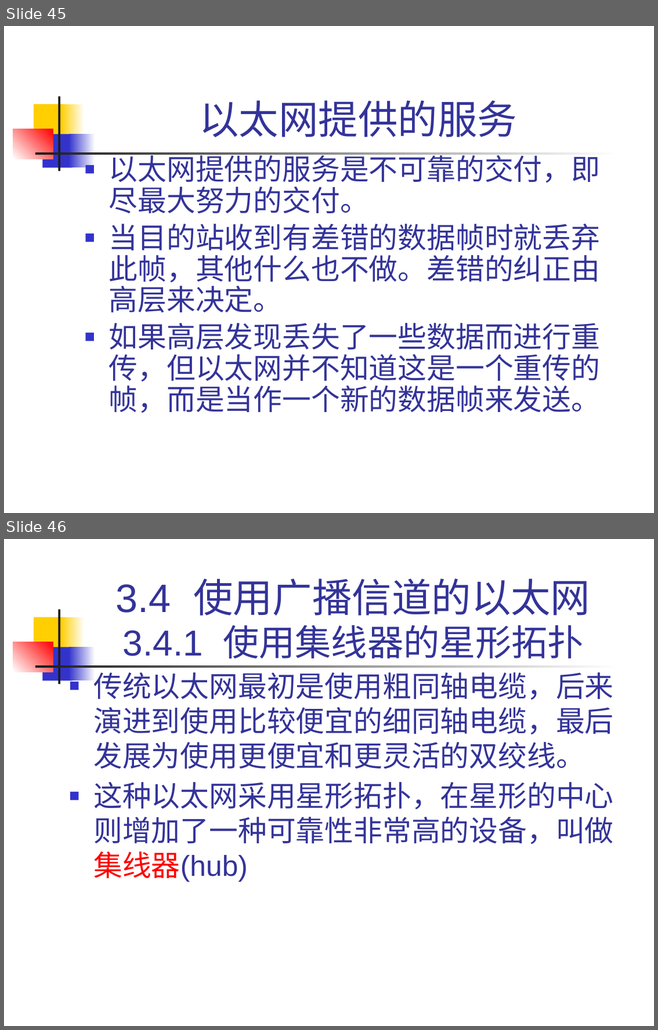
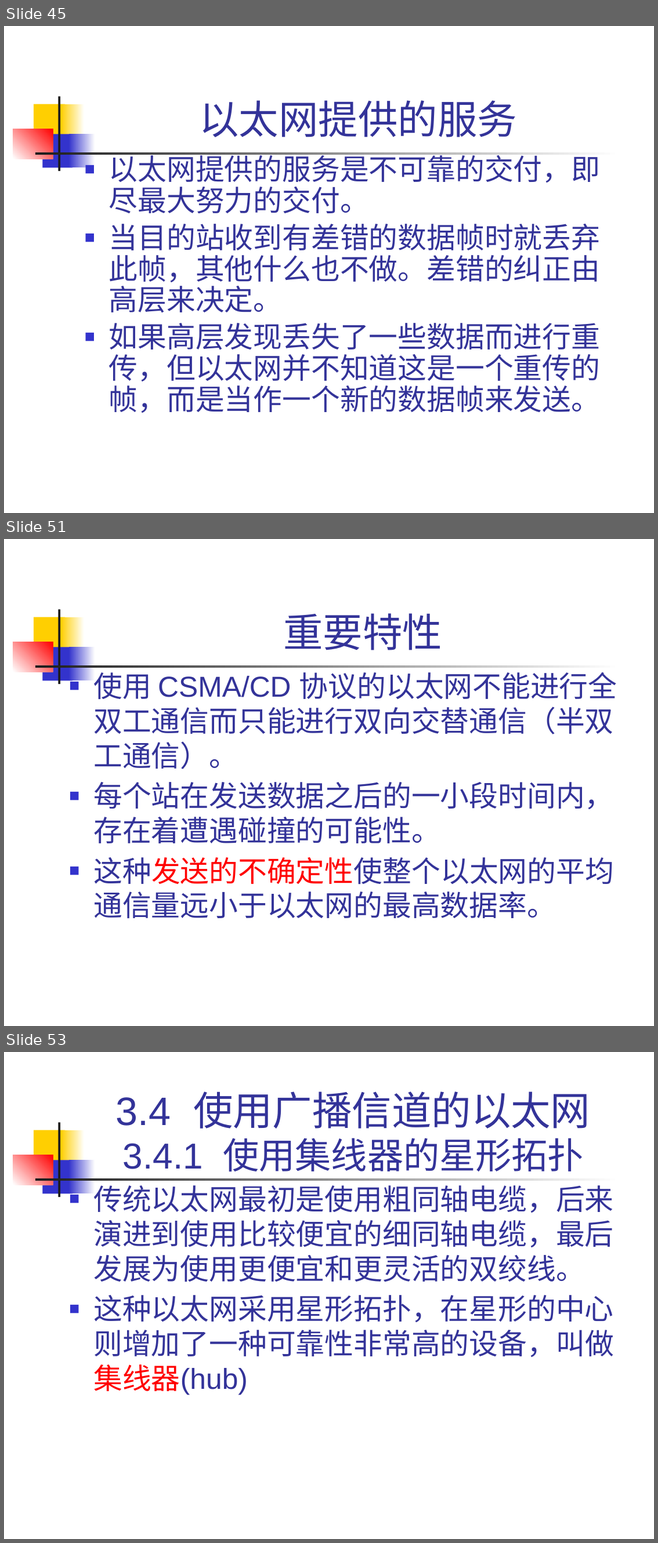
Before and after one commit to nanhapy/information-technology-materials, a slide deck: teaching-materials/network-intro/第三章 数据链路层.pptx. Shown one above the other, each under a label of ours: slides 45 and 46 before the commit, slides 45, 51 and 53 after it; the slides between them are not shown. The pictures are 658x1030 and 658x1543 pixels, drawn with LibreOffice and Linux fonts; fonts in the diff are those of the drawing. Boxes give left, top, right and bottom in pixels: in the first picture for what was removed or moved away, otherwise in the second. Text is boxed around its words. In the diff, an @@ line names an element or a change of style, - is before the commit and + after.

```diff
--- a/teaching-materials/network-intro/第三章 数据链路层.pptx
+++ b/teaching-materials/network-intro/第三章 数据链路层.pptx
@@ slide 51 added at (4, 539, 654, 1026), background #FFFFFF; not listed: 7 template elements that a slide beside it also shows @@
@@ title added at (283, 613, 442, 650), 44 pt, text #333399 @@
+重要特性
@@ text added at (93, 672, 617, 918), 32 pt, text #333399 @@
+■ 使用 CSMA/CD 协议的以太网不能进行全双工通信而只能进行双向交替通信（半双工通信）。
+■ 每个站在发送数据之后的一小段时间内，存在着遭遇碰撞的可能性。
+■ 这种发送的不确定性使整个以太网的平均通信量远小于以太网的最高数据率。
@@ what was slide 46 is now slide 53 @@
```
Also in this commit, not shown: 2 slides changed, 6 other slides added.
